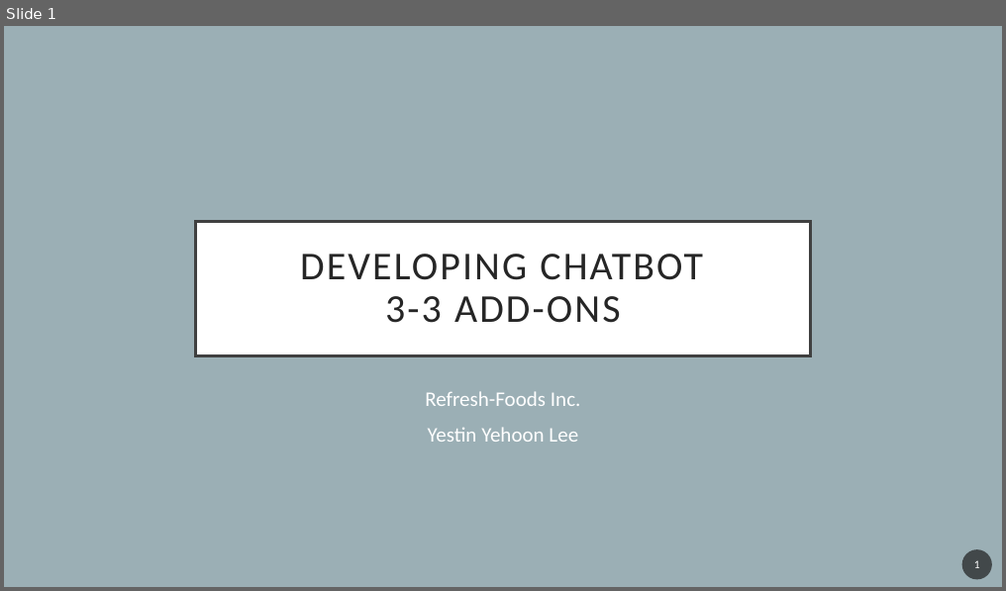
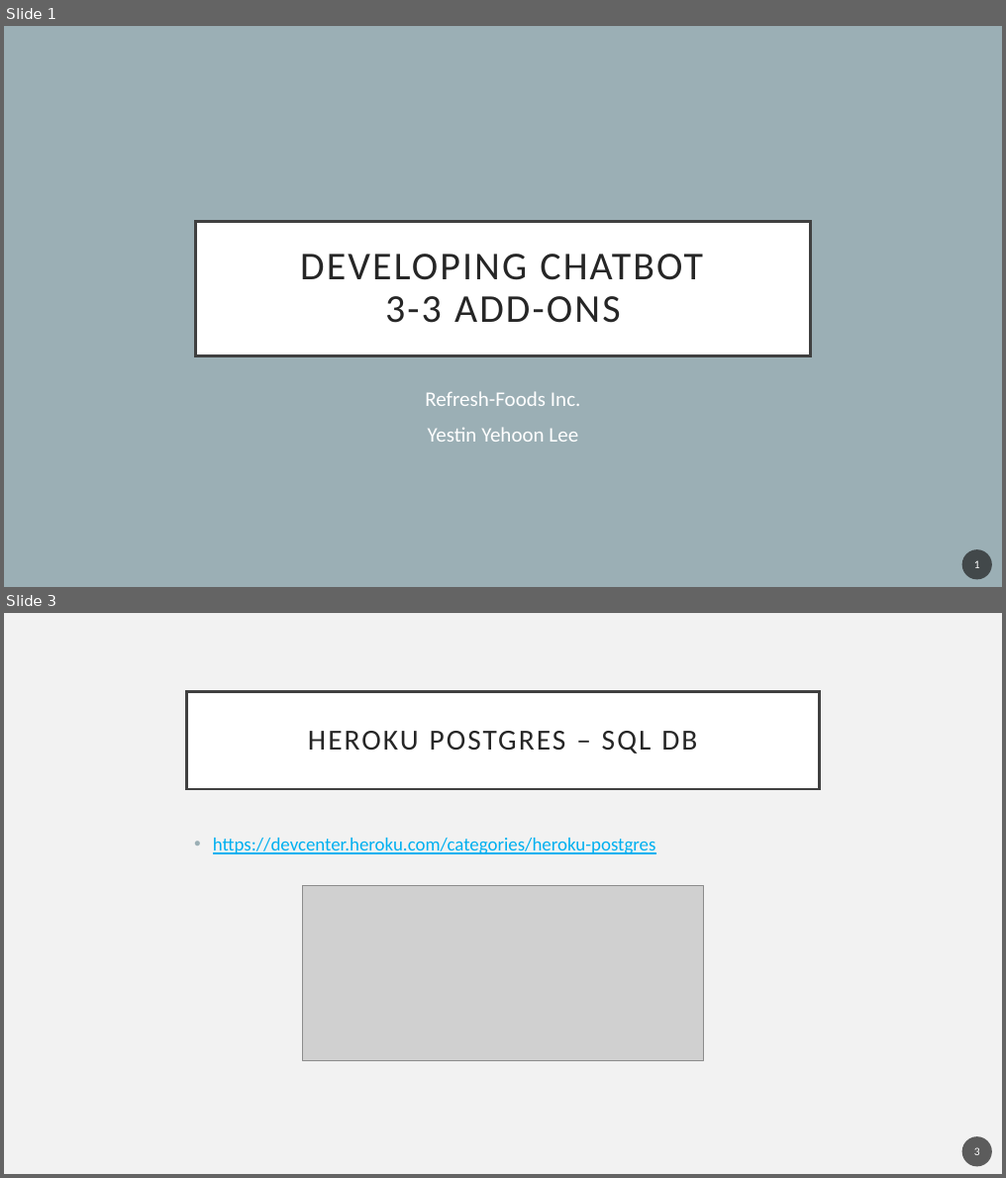
Before and after one commit to YehoonLee3/ChatBotCourse, a slide deck: 3-3 Add-ons.pptx. Shown one above the other, each under a label of ours: slide 1 before the commit, slides 1 and 3 after it; the slides between them are not shown. The pictures are 1006x591 and 1006x1178 pixels, drawn with LibreOffice and Linux fonts; fonts in the diff are those of the drawing; grey boxes stand for pictures. Boxes give left, top, right and bottom in pixels: in the first picture for what was removed or moved away, otherwise in the second. Text is boxed around its words. In the diff, an @@ line names an element or a change of style, - is before the commit and + after.

```diff
--- a/3-3 Add-ons.pptx
+++ b/3-3 Add-ons.pptx
@@ slide 3 added at (x1=4, y1=613, x2=1002, y2=1174), background #F2F2F2 @@
@@ title added at (x1=187, y1=691, x2=819, y2=789), fill #FFFFFF, outline #404040 2.5 pt, 28 pt, text #262626 @@
+HEROKU POSTGRES – SQL DB
@@ text added at (x1=213, y1=838, x2=656, y2=855), 18 pt, text #00B0F0, underline @@
+• https://devcenter.heroku.com/categories/heroku-postgres
@@ picture added at (x1=302, y1=885, x2=703, y2=1060) @@
@@ page number added at (x1=962, y1=1137, x2=992, y2=1167), fill #1D1D1D at 70% opacity, 11 pt, text #FFFFFF @@
+3
```
Also in this commit, not shown: 3 other slides added, 1 slide removed, 4 other files.
